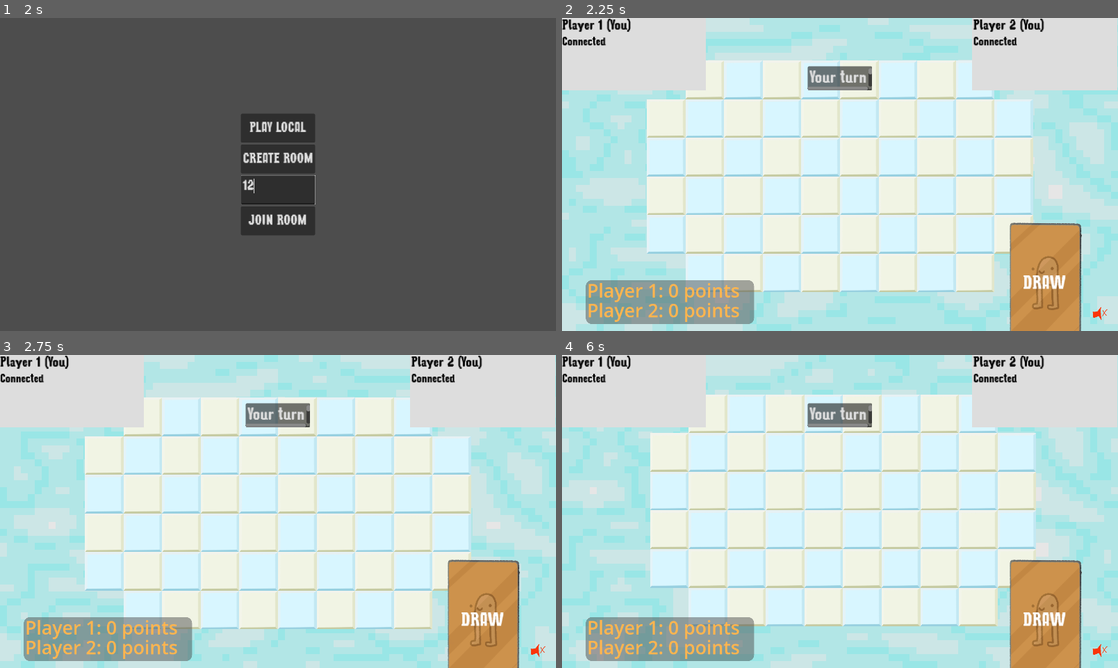
Above: before the commit, frames 1-4 (two rows, left to right).
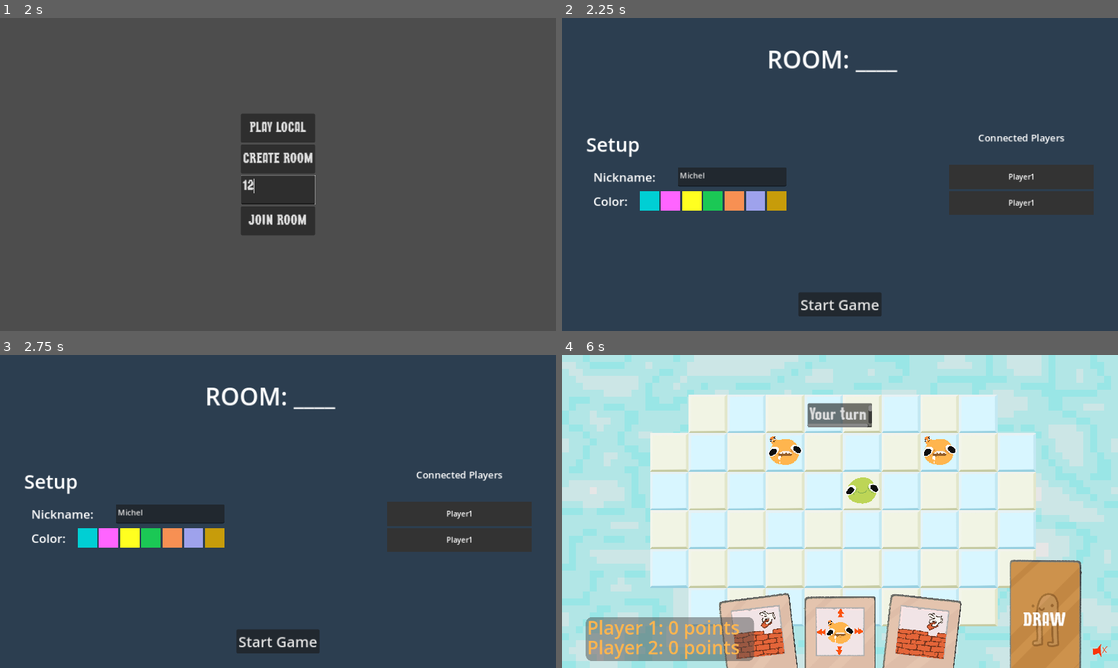
Above: after the commit, the same moments.

Repository: patator62180/GDWL_67
Game: Godot game, scene res://scenes/main/main.tscn
Two runs of this game, one before a commit and one after it. Both use one fixed random seed, a clock stepped at 60 frames per second and the inputs below.
Inputs (mouse positions are in pixels of both pictures, inside the frame that each line leads up to):
- Up to frame 1 (2 s): click "[FAKE] Start as player (local)" at 0.5 s; click (278, 190) at 1.27 s; type "12" at 1.35 s
- Up to frame 2 (2.25 s): click "PLAY LOCAL" at 2 s
- Up to frame 3 (2.75 s): no input
- Up to frame 4 (6 s): click (840, 642) at 2.75 s, where only the run after the commit has a clickable "Start Game"; tap Enter (ui_accept) at 3.5, 3.77 s; move the mouse to (962, 495) at 3.52 s; hold Right (right) 3.53-4.25 s; right-click (962, 495) at 3.6 s; click (962, 495) at 3.67 s; drag from (728, 527) to (812, 574) at 4.27 s; move the mouse to (895, 442) at 5.02 s; hold Right (right) 5.03-5.75 s; right-click (895, 442) at 5.1 s; drag from (812, 574) to (673, 464) at 5.77 s

Frame 1 is identical in both runs. In frame 2, 100% of the frame differs, in the area x 0-100%, y 0-100%; in frame 3, 100%; in frame 4, 19%.

Commit message:
fix couch multiplayer with lobby

Diff:
--- a/scenes/lobby/lobby.gd
+++ b/scenes/lobby/lobby.gd
@@ -8,7 +8,7 @@
 @export var screen_title: Label
 
 func _ready():
-    if Mediator.instance.is_server():
+    if Mediator.instance.is_server(false):
         close()
 
 func close():
--- a/scenes/main/mediator.gd
+++ b/scenes/main/mediator.gd
@@ -14,8 +14,8 @@
 func is_player():
     return is_couch or (multiplayer and not multiplayer.is_server())
 
-func is_server():
-    return is_couch or (multiplayer and multiplayer.is_server())
+func is_server(include_couch=true):
+    return (include_couch and is_couch) or (not is_couch and multiplayer and multiplayer.is_server())
 
 func call_on_server(callable, arg1 = null, arg2 = null, arg3 = null):
     if is_couch:
